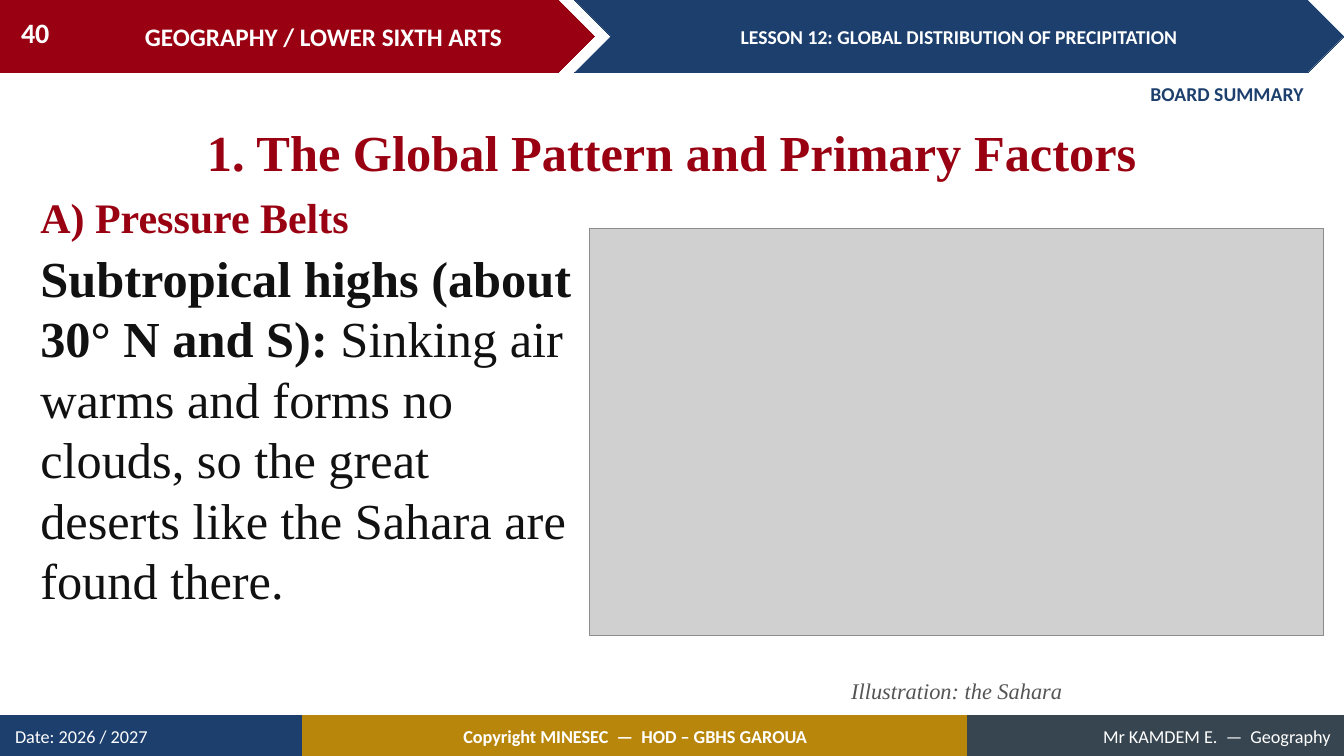
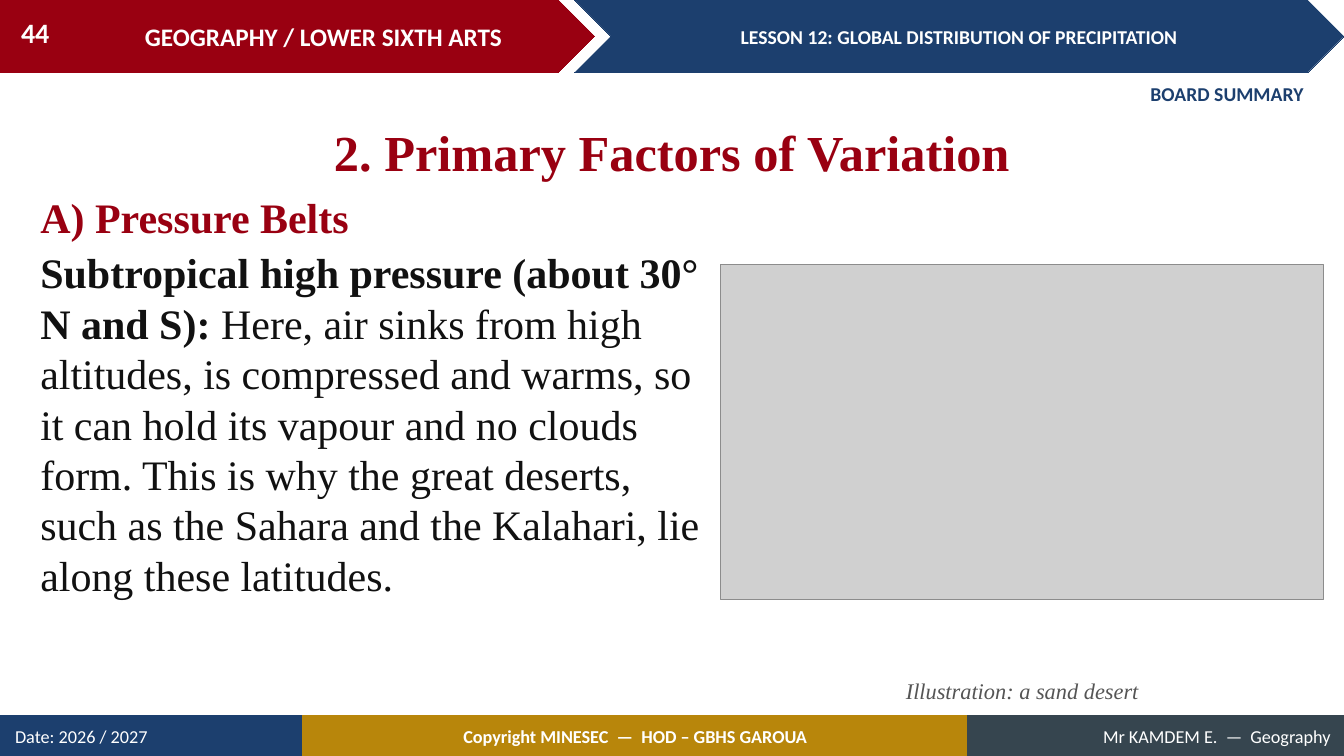
Before and after one commit to Berthautk/linea-github, a slide deck: slide 44 of lecons/LSA/Meteorology/12_LSA_MET_L12_Global_Distribution_of_Precipitation.pptx (slide 40 before the commit). Drawn at 1344x756 pixels with LibreOffice and Linux fonts; fonts in the diff are those of the drawing; grey boxes stand for pictures. Boxes give left, top, right and bottom in pixels: in the first picture for what was removed or moved away, otherwise in the second. Text is boxed around its words. In the diff, an @@ line names an element or a change of style, - is before the commit and + after.

```diff
--- a/lecons/LSA/Meteorology/12_LSA_MET_L12_Global_Distribution_of_Precipitation.pptx
+++ b/lecons/LSA/Meteorology/12_LSA_MET_L12_Global_Distribution_of_Precipitation.pptx
@@ page number at box(21, 24, 49, 43): text changed @@
-40
+44
@@ text at box(334, 135, 1009, 181): text changed @@
-1. The Global Pattern and Primary Factors
+2. Primary Factors of Variation
@@ text at box(40, 259, 699, 599): text changed; size 36 to 30 pt @@
-Subtropical highs (about 30° N and S): Sinking air warms and forms no clouds, so the great deserts like the Sahara are found there.
+Subtropical high pressure (about 30° N and S): Here, air sinks from high altitudes, is compressed and warms, so it can hold its vapour and no clouds form. This is why the great deserts, such as the Sahara and the Kalahari, lie along these latitudes.
@@ picture: place and size @@
-picture at box(590, 229, 1324, 636)
+picture at box(721, 265, 1324, 600)
@@ text at box(906, 683, 1139, 699): text changed @@
-Illustration: the Sahara
+Illustration: a sand desert
```
Also in this commit, not shown: 8 other slides changed, 11 slides added, 3 slides removed, 21 other files.
